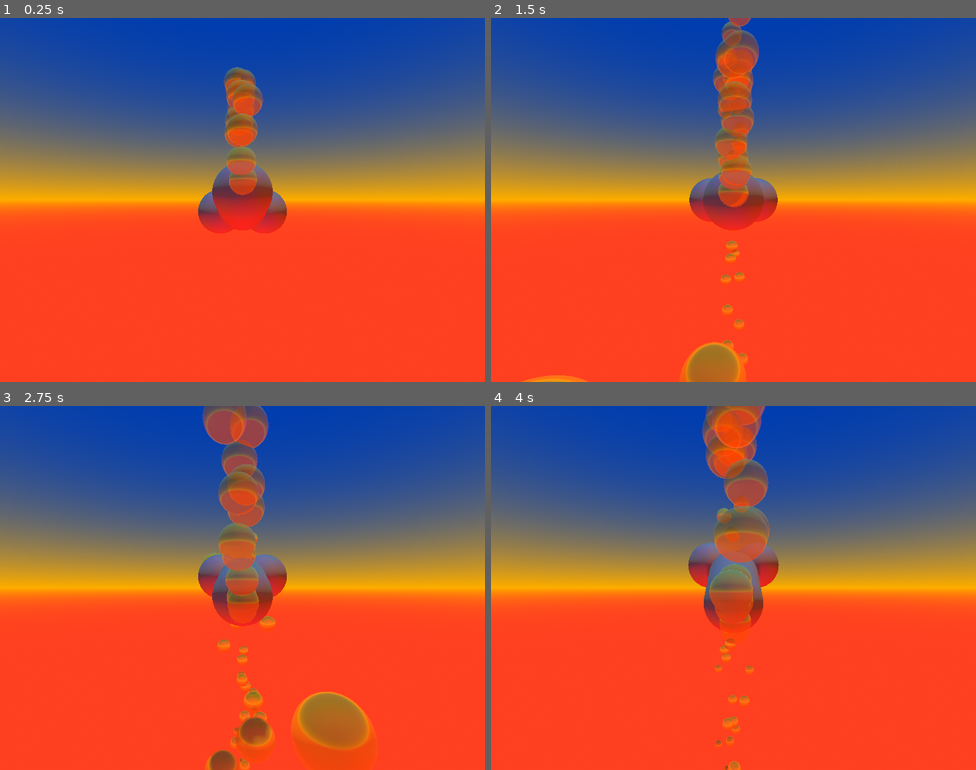
Above: before the commit, frames 1-4 (two rows, left to right).
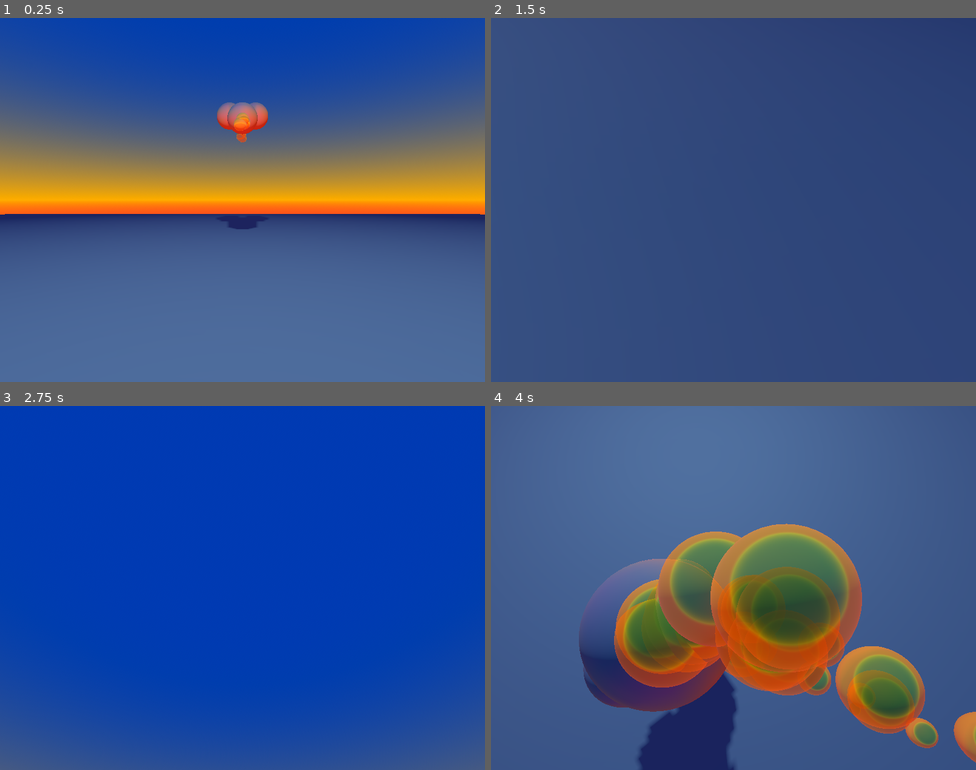
Above: after the commit, the same moments.

Repository: mateusflnss/boat-murder
Game: Godot game, scene res://Teste1/NodeMain.tscn
Same seed, same stepped clock (60 frames per second), same inputs: the game is played once before the commit and once after it.
Inputs (mouse positions are in pixels of both pictures, inside the frame that each line leads up to):
- Up to frame 1 (0.25 s): no input
- Up to frame 2 (1.5 s): move the mouse to (840, 181) at 0.52 s; hold A (A, bound only after the commit) 0.53-1.25 s; click (840, 181) at 0.67 s; tap Space (Jump, bound only after the commit) at 0.77, 1.07 s; tap D (D, bound only after the commit) at 0.8 s; drag from (636, 218) to (709, 272) at 1.27 s
- Up to frame 3 (2.75 s): move the mouse to (291, 507) at 2.02 s; hold S (S, bound only after the commit) from 2.03 s (still down); click (291, 507) at 2.17 s; tap W (W, bound only after the commit) at 2.3 s
- Up to frame 4 (4 s): release S (S, bound only after the commit) at 2.75 s; drag from (709, 660) to (588, 533) at 2.77 s; move the mouse to (879, 642) at 3.52 s; hold Space (Jump, bound only after the commit) from 3.53 s (still down); click (879, 642) at 3.67 s; tap A (A, bound only after the commit) at 3.8 s

The runs differ from the first frame. In frame 1, 50% of the frame differs, in the area x 0-100%, y 13-100%; in frame 2, 93%, in the area x 0-100%, y 0-100%; in frame 3, 87%; in frame 4, 93%.

Commit message:
Teste1

Diff:
--- a/Teste1/NodeMain.tscn
+++ b/Teste1/NodeMain.tscn
@@ -1,34 +1,8 @@
 [gd_scene format=3 uid="uid://e0wgtje7kbog"]
 
-[ext_resource type="Script" uid="uid://cxm3ee3hh678v" path="res://Teste1/pelis.gd" id="1_pxm1n"]
-
-[sub_resource type="CapsuleMesh" id="CapsuleMesh_g4v7s"]
-
-[sub_resource type="SphereMesh" id="SphereMesh_g4v7s"]
-
-[sub_resource type="Curve" id="Curve_mrru5"]
-_data = [Vector2(1e-05, 0.39325845), 0.0, 0.0, 0, 0, Vector2(0.7567568, 0.6516854), 0.0, 0.0, 0, 0, Vector2(0.8378379, 0), 0.0, 0.0, 0, 0]
-point_count = 3
-
-[sub_resource type="CurveTexture" id="CurveTexture_d0u6y"]
-curve = SubResource("Curve_mrru5")
-
-[sub_resource type="ParticleProcessMaterial" id="ParticleProcessMaterial_57qmd"]
-direction = Vector3(0, 90, 0)
-spread = 5.0
-initial_velocity_min = 5.0
-initial_velocity_max = 10.0
-scale_curve = SubResource("CurveTexture_d0u6y")
-
-[sub_resource type="StandardMaterial3D" id="StandardMaterial3D_3gngh"]
-transparency = 1
-depth_draw_mode = 1
-albedo_color = Color(1, 1, 0, 0.5803922)
-metallic = 0.5
-roughness = 0.0
-
-[sub_resource type="SphereMesh" id="SphereMesh_yf5fn"]
-material = SubResource("StandardMaterial3D_3gngh")
+[ext_resource type="Script" uid="uid://btj1ik7213lvo" path="res://Teste1/node_main.gd" id="1_dwffn"]
+[ext_resource type="PackedScene" uid="uid://b3ar1tvmbh7bs" path="res://Teste1/pelis.tscn" id="1_mrru5"]
+[ext_resource type="Script" uid="uid://b4sknwb2s57b8" path="res://Teste1/player.gd" id="2_mrru5"]
 
 [sub_resource type="ProceduralSkyMaterial" id="ProceduralSkyMaterial_57qmd"]
 sky_top_color = Color(8.5576474e-05, 0.22894982, 0.70095605, 1)
@@ -43,33 +17,19 @@
 background_mode = 2
 sky = SubResource("Sky_yf5fn")
 
+[sub_resource type="PlaneMesh" id="PlaneMesh_pxm1n"]
+size = Vector2(50, 50)
+
+[sub_resource type="ConcavePolygonShape3D" id="ConcavePolygonShape3D_mrru5"]
+data = PackedVector3Array(25, 0, 25, -25, 0, 25, 25, 0, -25, -25, 0, 25, -25, 0, -25, 25, 0, -25)
+
+[sub_resource type="CapsuleShape3D" id="CapsuleShape3D_g4v7s"]
+
 [node name="Main" type="Node3D" unique_id=1876761398]
+script = ExtResource("1_dwffn")
 
-[node name="Camera3D" type="Camera3D" parent="." unique_id=2019561345]
-transform = Transform3D(1, 0, 0, 0, 1, 0, 0, 0, 1, 0, 0, 4.423516)
-
-[node name="Pelis" type="Node3D" parent="." unique_id=1308080985]
-script = ExtResource("1_pxm1n")
-
-[node name="MeshInstance3D" type="MeshInstance3D" parent="Pelis" unique_id=256716936]
-mesh = SubResource("CapsuleMesh_g4v7s")
-
-[node name="MeshInstance3D2" type="MeshInstance3D" parent="Pelis" unique_id=735054348]
-transform = Transform3D(1, 0, 0, 0, 1, 0, 0, 0, 1, 0.5, -1, 0)
-mesh = SubResource("SphereMesh_g4v7s")
-
-[node name="MeshInstance3D3" type="MeshInstance3D" parent="Pelis" unique_id=1956648755]
-transform = Transform3D(1, 0, 0, 0, 1, 0, 0, 0, 1, -0.5, -1, 0)
-mesh = SubResource("SphereMesh_g4v7s")
-
-[node name="GPUParticles3D" type="GPUParticles3D" parent="Pelis" unique_id=1406866779]
-transform = Transform3D(1, 0, 0, 0, 1, 0, 0, 0, 1, 0, 1, 0)
-amount = 128
-lifetime = 2.5
-explosiveness = 0.1
-randomness = 0.1
-process_material = SubResource("ParticleProcessMaterial_57qmd")
-draw_pass_1 = SubResource("SphereMesh_yf5fn")
+[node name="Pelis" parent="." unique_id=1691275615 instance=ExtResource("1_mrru5")]
+transform = Transform3D(1, 0, 0, 0, 1, 0, 0, 0, 1, 0, 4.6821613, -8.342256)
 
 [node name="OmniLight3D" type="OmniLight3D" parent="." unique_id=1460776050]
 transform = Transform3D(1, 0, 0, 0, 1, 0, 0, 0, 1, 0, 8.133825, 0)
@@ -87,3 +47,22 @@
 
 [node name="WorldEnvironment" type="WorldEnvironment" parent="." unique_id=1736391734]
 environment = SubResource("Environment_g4v7s")
+
+[node name="Floor" type="MeshInstance3D" parent="." unique_id=1563439981]
+mesh = SubResource("PlaneMesh_pxm1n")
+
+[node name="StaticBody3D" type="StaticBody3D" parent="Floor" unique_id=1750978020]
+
+[node name="CollisionShape3D" type="CollisionShape3D" parent="Floor/StaticBody3D" unique_id=206460934]
+shape = SubResource("ConcavePolygonShape3D_mrru5")
+
+[node name="Player" type="CharacterBody3D" parent="." unique_id=669428243]
+transform = Transform3D(1, 0, 0, 0, 1, 0, 0, 0, 1, 0, 1.9210339, 0)
+collision_layer = 2
+script = ExtResource("2_mrru5")
+
+[node name="Camera3D" type="Camera3D" parent="Player" unique_id=2019561345]
+transform = Transform3D(1, 0, 0, 0, 1, 0, 0, 0, 1, 0, 0.5, 0)
+
+[node name="CollisionShape3D" type="CollisionShape3D" parent="Player" unique_id=910905740]
+shape = SubResource("CapsuleShape3D_g4v7s")
--- /dev/null
+++ b/Teste1/node_main.gd
@@ -0,0 +1,3 @@
+extends Node3D
+
+@onready var nodePlayer = $Player
--- a/Teste1/pelis.gd
+++ b/Teste1/pelis.gd
@@ -1,11 +1,17 @@
 extends Node3D
 
+var varTarget = self
 
-# Called when the node enters the scene tree for the first time.
+@onready var nodeHitbox = $Area3D
+
 func _ready() -> void:
-	pass # Replace with function body.
+	await get_tree().create_timer(0.1).timeout
+	varTarget = get_parent().nodePlayer
 
+func _process(delta: float) -> void:
+	look_at(varTarget.global_position)
 
-# Called every frame. 'delta' is the elapsed time since the previous frame.
-func _process(delta: float) -> void:
-	rotation.x += deg_to_rad(5)
+	global_position -= transform.basis.z / 10
+
+	if nodeHitbox.has_overlapping_bodies():
+		get_tree().quit()
--- /dev/null
+++ b/Teste1/pelis.tscn
@@ -0,0 +1,69 @@
+[gd_scene format=3 uid="uid://b3ar1tvmbh7bs"]
+
+[ext_resource type="Script" uid="uid://cxm3ee3hh678v" path="res://Teste1/pelis.gd" id="1_djkbm"]
+
+[sub_resource type="CapsuleMesh" id="CapsuleMesh_g4v7s"]
+
+[sub_resource type="SphereMesh" id="SphereMesh_g4v7s"]
+
+[sub_resource type="Curve" id="Curve_mrru5"]
+_data = [Vector2(1e-05, 0.39325845), 0.0, 0.0, 0, 0, Vector2(0.7567568, 0.6516854), 0.0, 0.0, 0, 0, Vector2(0.8378379, 0), 0.0, 0.0, 0, 0]
+point_count = 3
+
+[sub_resource type="CurveTexture" id="CurveTexture_d0u6y"]
+curve = SubResource("Curve_mrru5")
+
+[sub_resource type="ParticleProcessMaterial" id="ParticleProcessMaterial_57qmd"]
+direction = Vector3(0, 90, 0)
+spread = 5.0
+initial_velocity_min = 5.0
+initial_velocity_max = 10.0
+scale_curve = SubResource("CurveTexture_d0u6y")
+
+[sub_resource type="StandardMaterial3D" id="StandardMaterial3D_3gngh"]
+transparency = 1
+depth_draw_mode = 1
+albedo_color = Color(1, 1, 0, 0.5803922)
+metallic = 0.5
+roughness = 0.0
+
+[sub_resource type="SphereMesh" id="SphereMesh_yf5fn"]
+material = SubResource("StandardMaterial3D_3gngh")
+
+[sub_resource type="CapsuleShape3D" id="CapsuleShape3D_57qmd"]
+radius = 1.0
+height = 3.0
+
+[node name="Pelis" type="Node3D" unique_id=1691275615]
+script = ExtResource("1_djkbm")
+
+[node name="Node3D" type="Node3D" parent="." unique_id=171470985]
+transform = Transform3D(1, 0, 0, 0, -4.371139e-08, 1, 0, -1, -4.371139e-08, 0, 0, 0)
+
+[node name="MeshInstance3D" type="MeshInstance3D" parent="Node3D" unique_id=85300631]
+mesh = SubResource("CapsuleMesh_g4v7s")
+
+[node name="MeshInstance3D2" type="MeshInstance3D" parent="Node3D" unique_id=1452386151]
+transform = Transform3D(1, 0, 0, 0, 1, 0, 0, 0, 1, 0.5, -1, 0)
+mesh = SubResource("SphereMesh_g4v7s")
+
+[node name="MeshInstance3D3" type="MeshInstance3D" parent="Node3D" unique_id=1130477703]
+transform = Transform3D(1, 0, 0, 0, 1, 0, 0, 0, 1, -0.5, -1, 0)
+mesh = SubResource("SphereMesh_g4v7s")
+
+[node name="GPUParticles3D" type="GPUParticles3D" parent="Node3D" unique_id=880914478]
+transform = Transform3D(1, 0, 0, 0, 1, 0, 0, 0, 1, 0, 1, 0)
+amount = 128
+lifetime = 2.5
+explosiveness = 0.1
+randomness = 0.1
+process_material = SubResource("ParticleProcessMaterial_57qmd")
+draw_pass_1 = SubResource("SphereMesh_yf5fn")
+
+[node name="Area3D" type="Area3D" parent="." unique_id=1297757956]
+collision_layer = 4
+collision_mask = 2
+
+[node name="CollisionShape3D" type="CollisionShape3D" parent="Area3D" unique_id=176845355]
+transform = Transform3D(1, 0, 0, 0, -4.371139e-08, 1, 0, -1, -4.371139e-08, 0, 0, 0)
+shape = SubResource("CapsuleShape3D_57qmd")
--- /dev/null
+++ b/Teste1/player.gd
@@ -0,0 +1,41 @@
+extends CharacterBody3D
+
+@onready var nodeCam := $Camera3D
+
+var varSpeed = 5
+var varJumpHeight = 50
+
+var varFriction := .75
+var varAirDrag := .95
+var varGrav := 2
+
+var varLookSens := 100
+
+func _input(event: InputEvent) -> void:
+	if Input.is_mouse_button_pressed(MOUSE_BUTTON_LEFT):
+		Input.mouse_mode = Input.MOUSE_MODE_CAPTURED
+
+	if Input.is_key_pressed(KEY_ESCAPE):
+		Input.mouse_mode = Input.MOUSE_MODE_VISIBLE
+
+	if Input.mouse_mode == Input.MOUSE_MODE_CAPTURED:
+		if event is InputEventMouseMotion:
+			rotation.y -= event.relative.x / varLookSens
+
+			nodeCam.rotation.x -= event.relative.y / varLookSens
+
+			nodeCam.rotation.x = clamp(nodeCam.rotation.x, -1.5, 1.5)
+
+	if is_on_floor() and Input.is_action_pressed("Jump"):
+		velocity.y = varJumpHeight
+
+func _process(delta):
+	velocity -= transform.basis.z * varSpeed * ( int( Input.is_action_pressed("W") ) - int( Input.is_action_pressed("S") ))
+
+	velocity -= transform.basis.x * varSpeed * ( int( Input.is_action_pressed("A") ) - int( Input.is_action_pressed("D") ))
+
+	velocity.y -= varGrav
+
+	move_and_slide()
+
+	velocity *= Vector3(varFriction, varAirDrag, varFriction)
--- a/project.godot
+++ b/project.godot
@@ -25,6 +25,40 @@
 window/stretch/scale_mode="integer"
 window/vsync/vsync_mode=0
 
+[input]
+
+W={
+"deadzone": 0.2,
+"events": [Object(InputEventKey,"resource_local_to_scene":false,"resource_name":"","device":-1,"window_id":0,"alt_pressed":false,"shift_pressed":false,"ctrl_pressed":false,"meta_pressed":false,"pressed":false,"keycode":0,"physical_keycode":87,"key_label":0,"unicode":119,"location":0,"echo":false,"script":null)
+]
+}
+A={
+"deadzone": 0.2,
+"events": [Object(InputEventKey,"resource_local_to_scene":false,"resource_name":"","device":-1,"window_id":0,"alt_pressed":false,"shift_pressed":false,"ctrl_pressed":false,"meta_pressed":false,"pressed":false,"keycode":0,"physical_keycode":65,"key_label":0,"unicode":97,"location":0,"echo":false,"script":null)
+]
+}
+S={
+"deadzone": 0.2,
+"events": [Object(InputEventKey,"resource_local_to_scene":false,"resource_name":"","device":-1,"window_id":0,"alt_pressed":false,"shift_pressed":false,"ctrl_pressed":false,"meta_pressed":false,"pressed":false,"keycode":0,"physical_keycode":83,"key_label":0,"unicode":115,"location":0,"echo":false,"script":null)
+]
+}
+D={
+"deadzone": 0.2,
+"events": [Object(InputEventKey,"resource_local_to_scene":false,"resource_name":"","device":-1,"window_id":0,"alt_pressed":false,"shift_pressed":false,"ctrl_pressed":false,"meta_pressed":false,"pressed":false,"keycode":0,"physical_keycode":68,"key_label":0,"unicode":100,"location":0,"echo":false,"script":null)
+]
+}
+Jump={
+"deadzone": 0.2,
+"events": [Object(InputEventKey,"resource_local_to_scene":false,"resource_name":"","device":-1,"window_id":0,"alt_pressed":false,"shift_pressed":false,"ctrl_pressed":false,"meta_pressed":false,"pressed":false,"keycode":0,"physical_keycode":32,"key_label":0,"unicode":32,"location":0,"echo":false,"script":null)
+]
+}
+
+[layer_names]
+
+3d_physics/layer_1="STATIC"
+3d_physics/layer_2="PLAYERHITBOX"
+3d_physics/layer_3="ENEMYHITBOX"
+
 [physics]
 
 3d/physics_engine="Jolt Physics"
Not shown, added: Teste1/node_main.gd.uid
Not shown, added: Teste1/player.gd.uid
